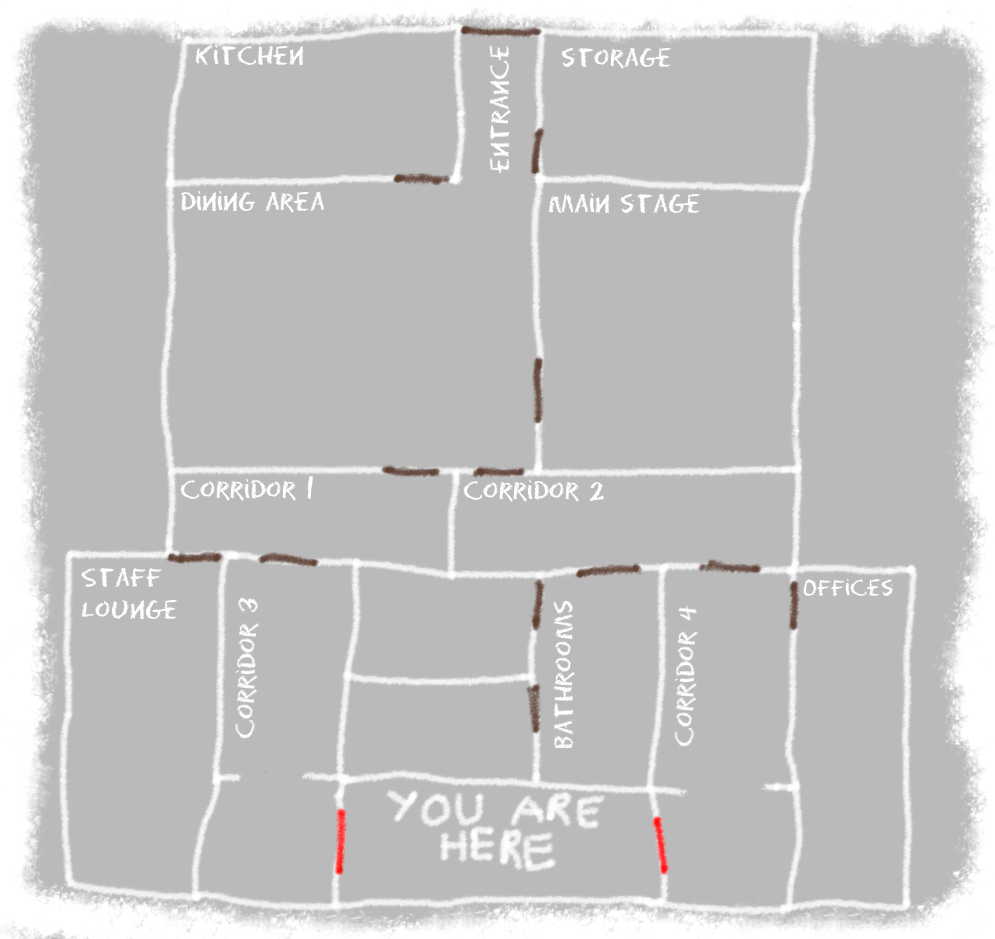
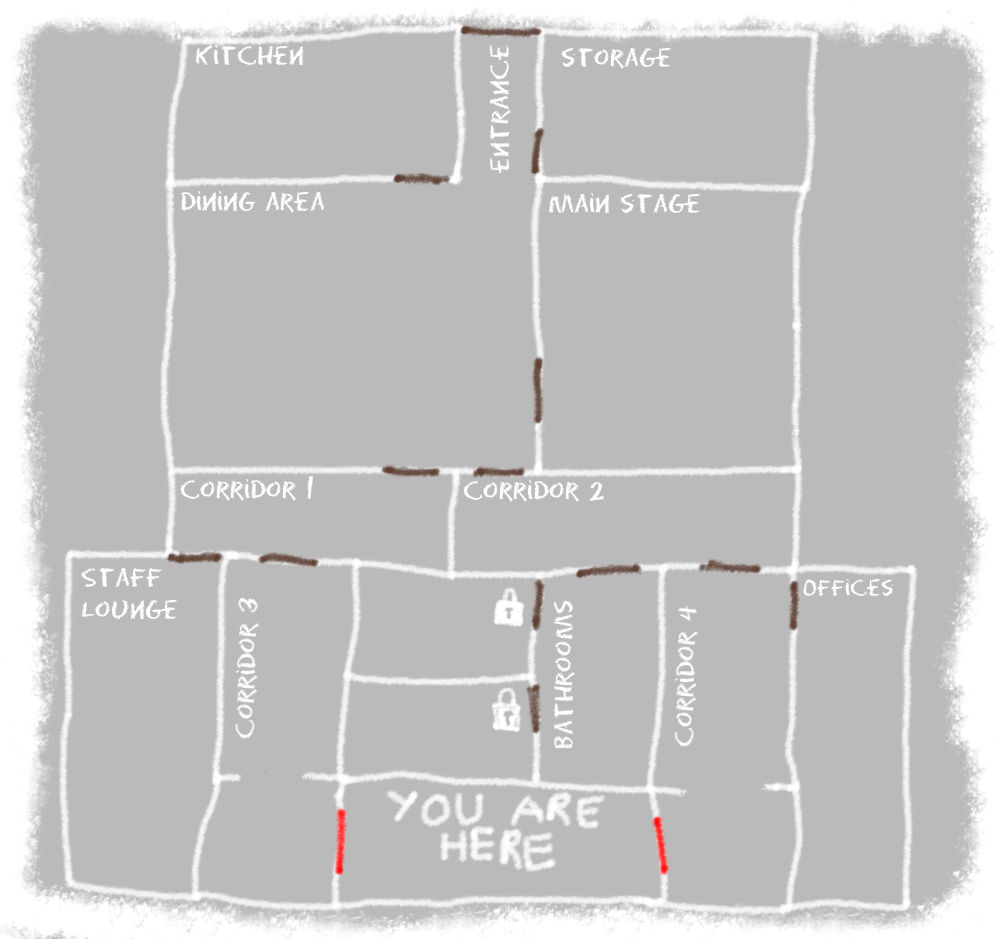
Before/after of a 995 × 939 layered artwork. What changed in the layer stack:
painted on "Layout" over <box>491,587,525,733</box>
